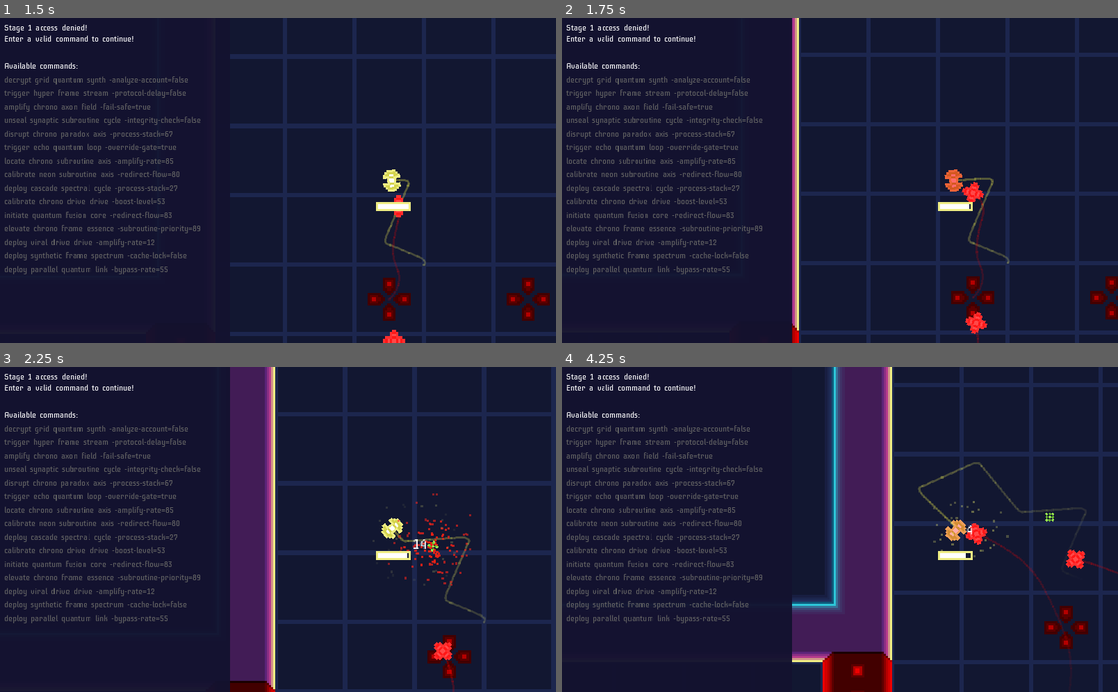
Above: before the commit, frames 1-4 (two rows, left to right).
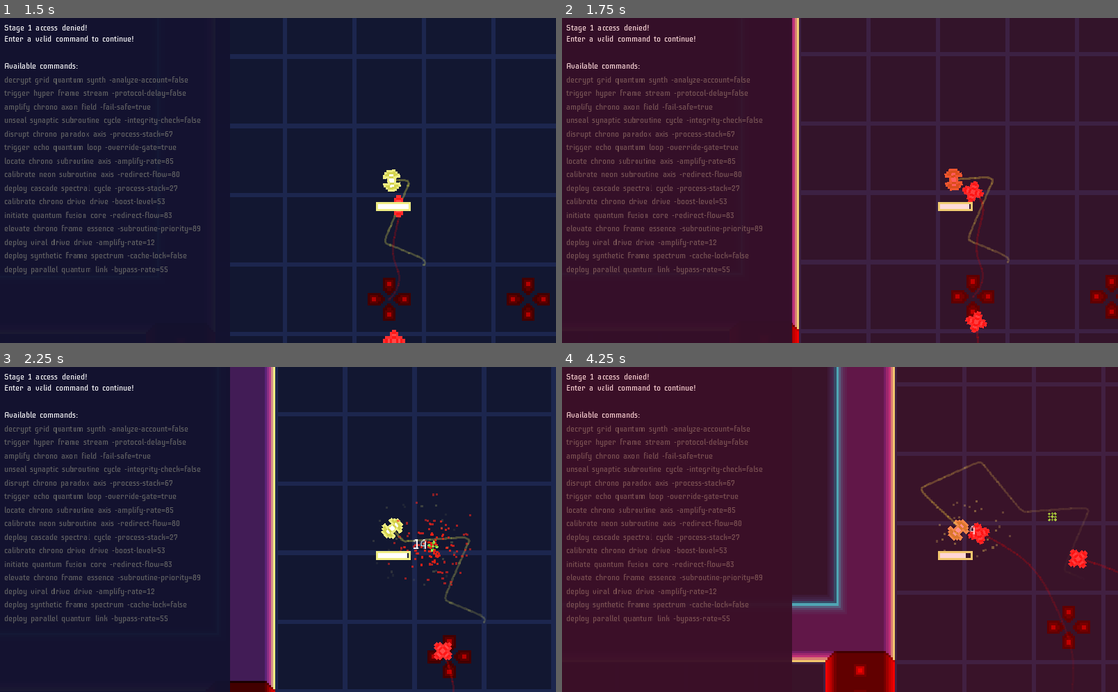
Above: after the commit, the same moments.

Repository: kosinaz/loop-breakerz
Game: Godot game, scene res://map.tscn
Same seed, same stepped clock (60 frames per second), same inputs: the game is played once before the commit and once after it.
Inputs (mouse positions are in pixels of both pictures, inside the frame that each line leads up to):
- Up to frame 1 (1.5 s): tap Enter at 0.5 s; move the mouse to (400, 164) at 0.52 s; tap 0 at 0.6, 1.35 s; move the mouse to (166, 196) at 1.27 s
- Up to frame 2 (1.75 s): no input
- Up to frame 3 (2.25 s): move the mouse to (333, 458) at 2.02 s; tap 0 at 2.1 s
- Up to frame 4 (4.25 s): move the mouse to (812, 594) at 2.77 s; tap 0 at 2.85, 3.6 s; move the mouse to (1006, 578) at 3.52 s

Frame 1 is identical in both runs. In frame 2, 97% of the frame differs, in the area x 0-100%, y 0-100%; in frame 3, 0.1%; in frame 4, 99%.
Error before the commit: Invalid get index 'text' (on base: 'Nil'). (res://breaker-panel.gd:70)
Error after the commit: Invalid get index 'text' (on base: 'Nil'). (res://breaker-panel.gd:71)

Commit message:
add camera effects

Diff:
--- a/Loop Breakerz/breaker-panel.gd
+++ b/Loop Breakerz/breaker-panel.gd
@@ -28,6 +28,7 @@
 onready var lines = $"%Lines"
 onready var command = $"%Command"
 onready var response = $"%Response"
+onready var overlay = $Overlay
 
 func _ready():
 	randomize()
--- a/Loop Breakerz/breaker-panel.tscn
+++ b/Loop Breakerz/breaker-panel.tscn
@@ -195,3 +195,8 @@
 custom_fonts/normal_font = SubResource( 1 )
 bbcode_enabled = true
 fit_content_height = true
+
+[node name="Overlay" type="ColorRect" parent="."]
+anchor_right = 1.0
+anchor_bottom = 1.0
+color = Color( 1, 1, 1, 0 )
--- /dev/null
+++ b/Loop Breakerz/camera.gd
@@ -0,0 +1,43 @@
+extends Camera2D
+
+# Shake intensity and duration
+var shake_intensity = 0.0
+var shake_duration = 0.0
+var original_offset = Vector2()
+var is_modulating = false
+var modulate_color = ""
+onready var panel = $"../BreakerPanel"
+
+func start_shake_and_modulate(intensity: float, duration: float, color: String):
+	shake_intensity = intensity
+	shake_duration = duration
+	modulate_color = color
+	original_offset = offset  # Store the original offset
+	print(panel.overlay)
+	panel.overlay.visible = true
+	is_modulating = true
+	set_process(true)
+
+func _process(delta):
+	if not panel.overlay:
+		return
+	if shake_duration > 0:
+		# Apply random shake
+		offset.x = original_offset.x + rand_range(-shake_intensity, shake_intensity)
+		offset.y = original_offset.y + rand_range(-shake_intensity, shake_intensity)
+
+		# Decrease the shake duration
+		shake_duration -= delta
+
+		# Modulate the red screen effect
+		if is_modulating:
+			var progress = 1.0 - (shake_duration / 0.4)  # Assuming 0.2s effect duration
+			var red = 1 if modulate_color == "red" else 0
+			var green = 1 if modulate_color == "green" else 0
+			panel.overlay.color = Color(red, green, 0, lerp(0.2, 0, progress))  # Fade out
+
+	else:
+		# Reset shake and modulation
+		offset = original_offset
+		panel.overlay.visible = false
+		set_process(false)
--- a/Loop Breakerz/looper.gd
+++ b/Loop Breakerz/looper.gd
@@ -72,6 +72,7 @@
 	health -= amount
 	health_bar.value = health
 	animation_player.play("hit")
+	get_parent().get_node("Camera2D").start_shake_and_modulate(2.0, 0.4, "red")
 
 func _on_damage_timer_timeout():
 	damaged = false
--- a/Loop Breakerz/map.tscn
+++ b/Loop Breakerz/map.tscn
@@ -1,10 +1,11 @@
-[gd_scene load_steps=21 format=2]
+[gd_scene load_steps=22 format=2]
 
 [ext_resource path="res://assets/tileset.png" type="Texture" id=1]
 [ext_resource path="res://looper.tscn" type="PackedScene" id=2]
 [ext_resource path="res://breaker-panel.tscn" type="PackedScene" id=3]
 [ext_resource path="res://map.gd" type="Script" id=4]
 [ext_resource path="res://assets/tileset2.png" type="Texture" id=5]
+[ext_resource path="res://camera.gd" type="Script" id=6]
 
 [sub_resource type="ConvexPolygonShape2D" id=2]
 points = PoolVector2Array( 32, 32, 0, 32, 0, 0, 32, 0 )
@@ -196,6 +197,7 @@
 position = Vector2( 212, 0 )
 current = true
 zoom = Vector2( 0.25, 0.25 )
+script = ExtResource( 6 )
 
 [node name="Timer" type="Timer" parent="."]
 autostart = true
--- a/Loop Breakerz/token.gd
+++ b/Loop Breakerz/token.gd
@@ -14,4 +14,5 @@
 	powerup.global_position = global_position
 	get_parent().add_child(powerup)
 	get_parent().get_node("BreakerPanel").reveal_next()
+	get_parent().get_node("Camera2D").start_shake_and_modulate(0.5, 0.4, "green")
 	queue_free()
